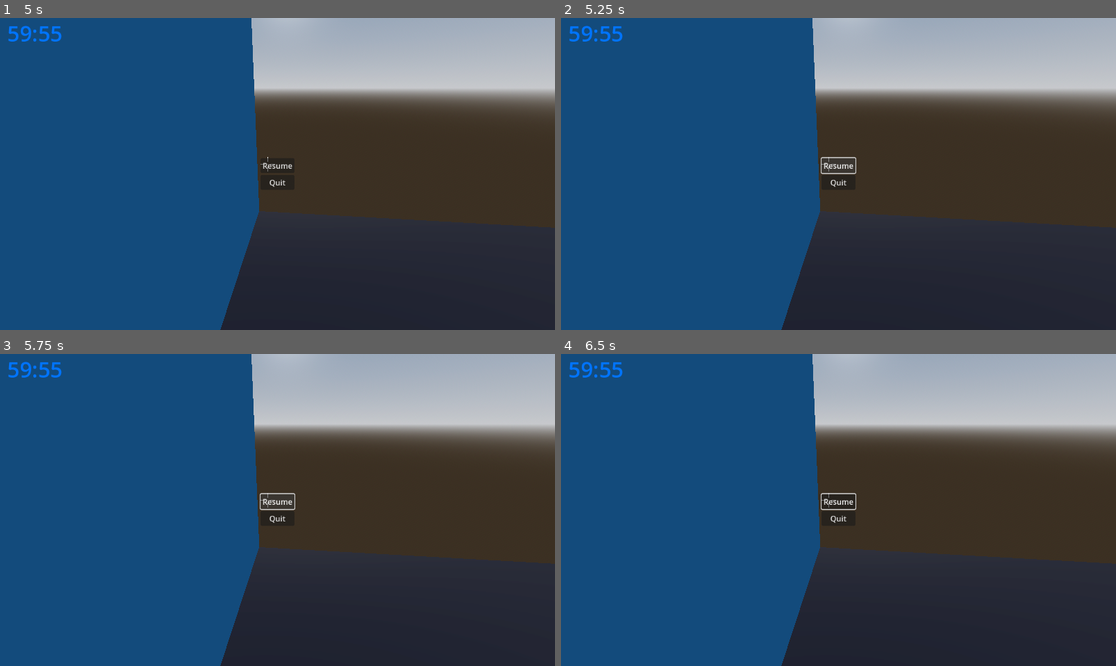
Above: before the commit, frames 1-4 (two rows, left to right).
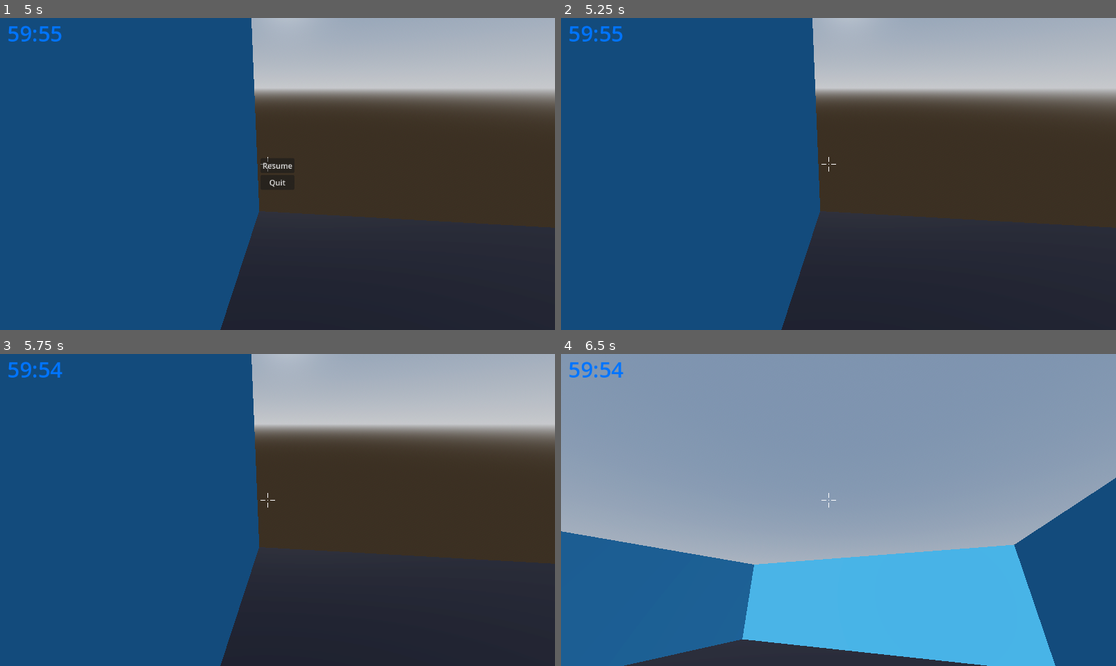
Above: after the commit, the same moments.

Repository: moriartyjk/nova_horizons
Game: Godot game, scene res://scenes/menus/main_menu.tscn
Two runs of this game, one before a commit and one after it. Both use one fixed random seed, a clock stepped at 60 frames per second and the inputs below.
Inputs (mouse positions are in pixels of both pictures, inside the frame that each line leads up to):
- Up to frame 1 (5 s): click "Play" at 0.5 s; tap Enter (ui_accept) at 1.25, 1.52, 2.27, 3.77, 4.52 s; move the mouse to (399, 158) at 1.27 s; hold D (move_right) 1.28-2.03 s; tap E (interact) every 0.75 s from 1.35 to 4.35 s; click (399, 158) at 1.42 s; move the mouse to (249, 174) at 2.02 s; hold W (move_forward) from 2.03 s (still down); move the mouse to (288, 167) at 2.77 s; move the mouse to (271, 180) at 3.52 s; move the mouse to (316, 177) at 4.27 s; tap Escape (pause) at 4.9 s
- Up to frame 2 (5.25 s): release W (move_forward) at 5 s; click "Resume" at 5 s
- Up to frame 3 (5.75 s): no input
- Up to frame 4 (6.5 s): move the mouse to (672, 463) at 5.77 s; hold A (move_left) from 5.78 s (still down); tap E (interact) at 5.85 s; click (672, 463) at 5.92 s; tap Enter (ui_accept) at 6.02 s

Frame 1 is identical in both runs. In frame 2, 0.2% of the frame differs, in the area x 46-54%, y 44-55%; in frame 3, 0.2%; in frame 4, 89%, in the area x 0-100%, y 0-100%.

Commit message:
pause menu recaptures mouse on resume; resume and quit buttons do things

Diff:
--- a/scenes/menus/pause_menu.tscn
+++ b/scenes/menus/pause_menu.tscn
@@ -1,4 +1,6 @@
-[gd_scene format=3 uid="uid://dd0omf2ya3rul"]
+[gd_scene load_steps=2 format=3 uid="uid://dd0omf2ya3rul"]
+
+[ext_resource type="Script" path="res://scripts/pause_menu.gd" id="1_gh6su"]
 
 [node name="PauseMenu" type="Control"]
 layout_mode = 3
@@ -7,6 +9,7 @@
 anchor_bottom = 1.0
 grow_horizontal = 2
 grow_vertical = 2
+script = ExtResource("1_gh6su")
 
 [node name="MarginContainer" type="MarginContainer" parent="."]
 layout_mode = 1
@@ -33,3 +36,6 @@
 [node name="Quit" type="Button" parent="MarginContainer/VBoxContainer"]
 layout_mode = 2
 text = "Quit"
+
+[connection signal="pressed" from="MarginContainer/VBoxContainer/Resume" to="." method="_on_resume_pressed"]
+[connection signal="pressed" from="MarginContainer/VBoxContainer/Quit" to="." method="_on_quit_pressed"]
--- a/scripts/game.gd
+++ b/scripts/game.gd
@@ -13,6 +13,7 @@
 func pauseMenu():
 	if paused:
 		pause_menu.hide()
+		Input.mouse_mode = Input.MOUSE_MODE_CAPTURED #ensure mouse is recaptured
 		Engine.time_scale = 1
 	else:
 		pause_menu.show()
--- /dev/null
+++ b/scripts/pause_menu.gd
@@ -0,0 +1,12 @@
+extends Control
+
+@onready var game: Node3D = $"../.."
+
+
+func _on_resume_pressed() -> void:
+	game.pauseMenu()
+	pass # Replace with function body.
+
+
+func _on_quit_pressed() -> void:
+	get_tree().quit()
